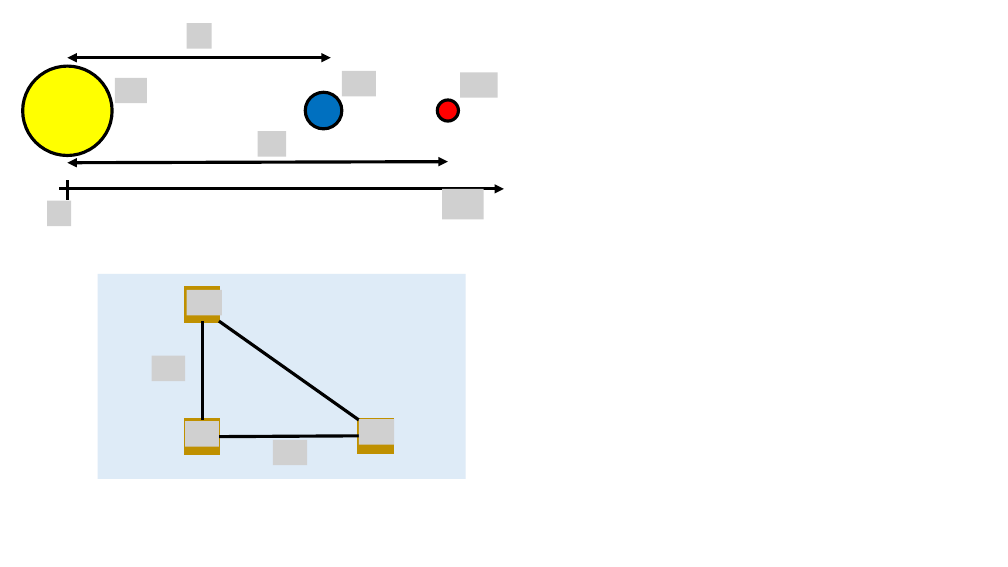
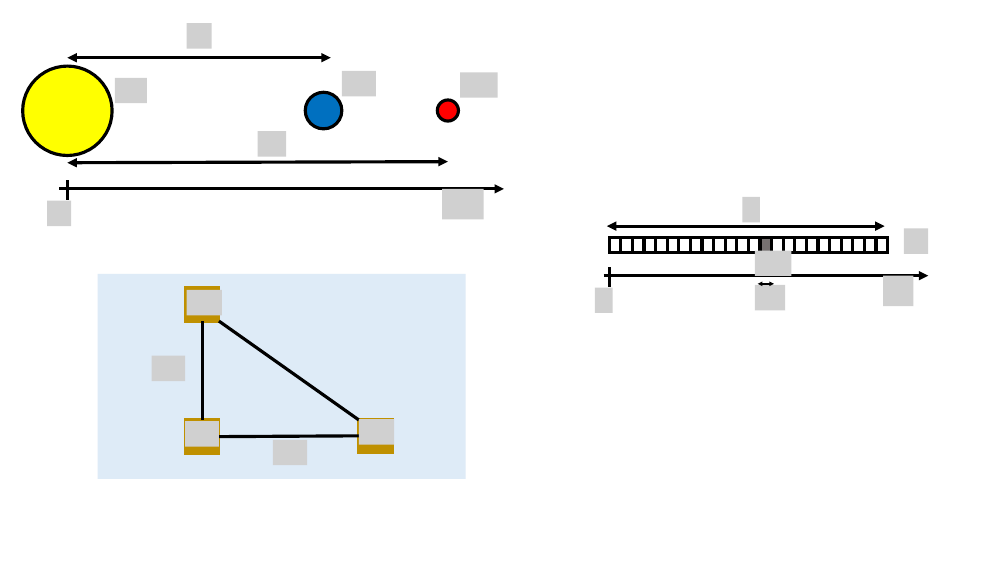
Before and after one commit to OSTP/PhysicsArtofModelling, a slide deck: slide 7 of tex/figures/MomentumAndCM/Figures.pptx. Drawn at 1008x567 pixels with LibreOffice and Linux fonts; fonts in the diff are those of the drawing; grey boxes stand for pictures. Boxes give left, top, right and bottom in pixels: in the first picture for what was removed or moved away, otherwise in the second. Text is boxed around its words. In the diff, an @@ line names an element or a change of style, - is before the commit and + after.

```diff
--- a/tex/figures/MomentumAndCM/Figures.pptx
+++ b/tex/figures/MomentumAndCM/Figures.pptx
@@ group added at <box>595,197,929,313</box>: 24 rectangles, 6 pictures, 2 double arrows, 1 arrow, 1 line @@
```
Also in this commit, not shown: 1 slide added, 3 other files.
